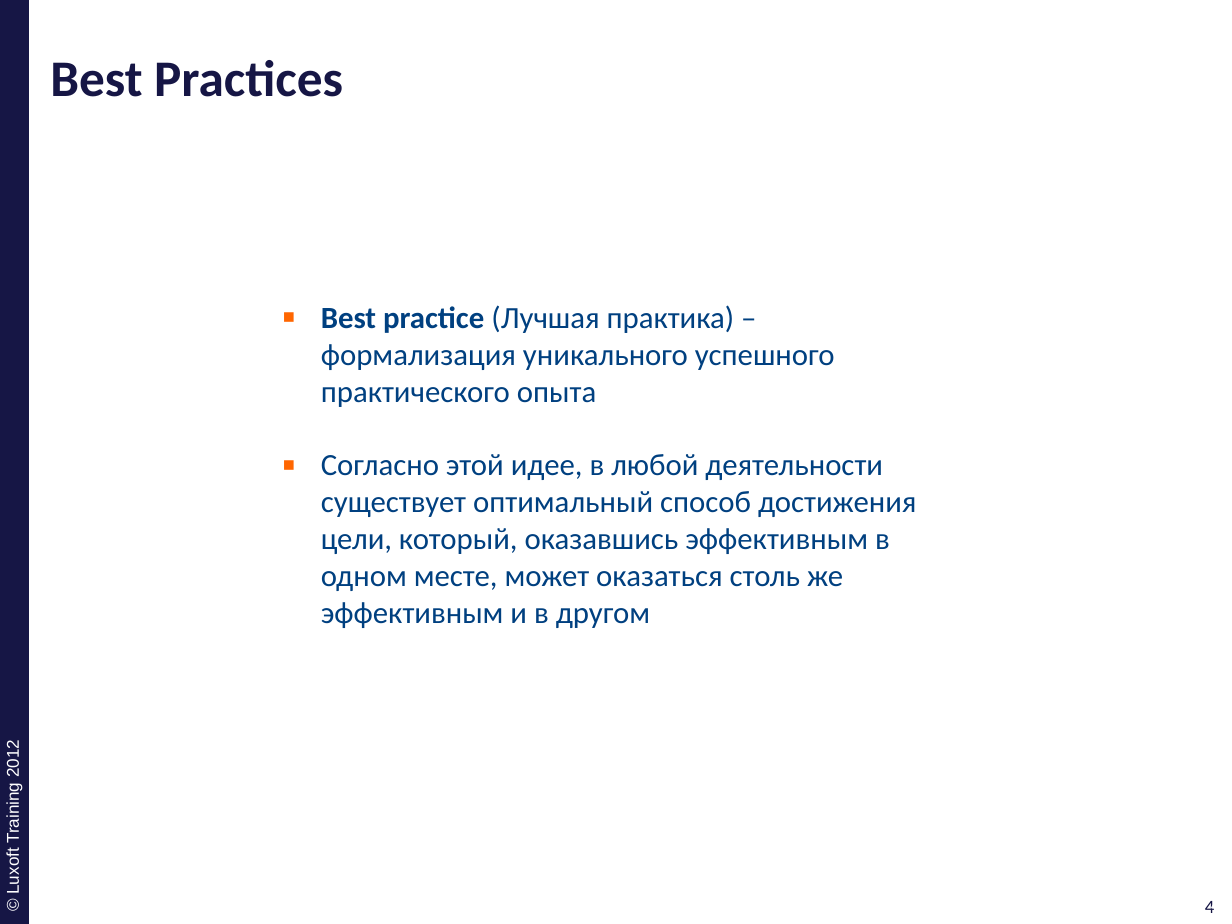
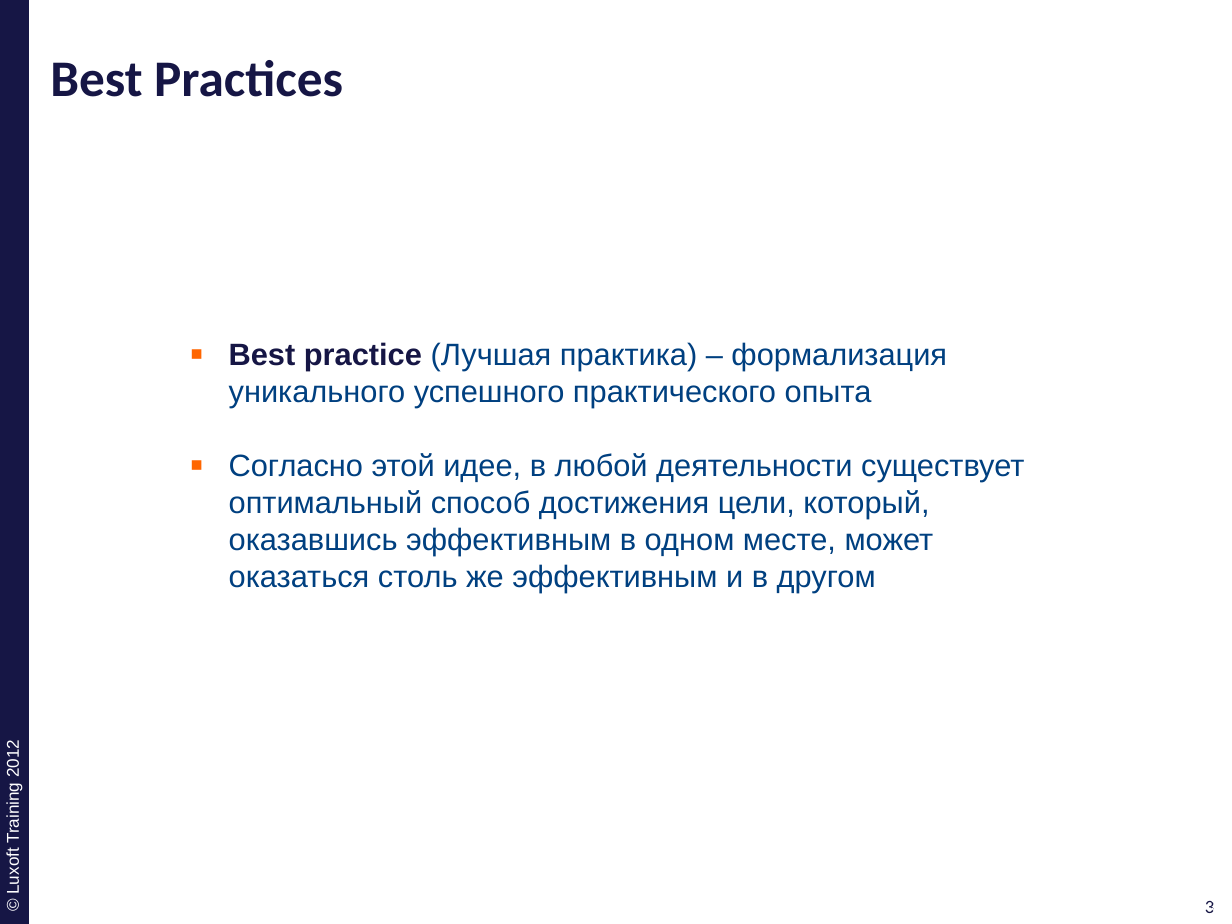
Before and after one commit to ivan-dyachenko/Trainings, a slide deck: slide 3 of Test Driven Development/materials/pptx/11. TDD-Best-Practice.pptx (slide 4 before the commit). Drawn at 1232x924 pixels with LibreOffice and Linux fonts; fonts in the diff are those of the drawing; background and template pictures are left out. Boxes give left, top, right and bottom in pixels: in the first picture for what was removed or moved away, otherwise in the second. Text is boxed around its words. In the diff, an @@ line names an element or a change of style, - is before the commit and + after.

Commit message:
complete BestPractice presentaion and code exapmles

```diff
--- a/Test Driven Development/materials/pptx/11. TDD-Best-Practice.pptx
+++ b/Test Driven Development/materials/pptx/11. TDD-Best-Practice.pptx
@@ text "Best practice (Лучшая практика) – ...": place and size @@
-text "Best practice (Лучшая практика) – ..." at [321,305,917,628]
+text "Best practice (Лучшая практика) – ..." at [229,342,1024,592]
@@ text "Best practice (Лучшая практика) – ..." at [229,342,1024,592]: font Calibri to Arial; text colour #004080 to #161645 in "Best practice" @@
@@ page number at [1205,901,1215,913]: text changed @@
-4
+3
@@ page number at [1211,901,1221,913]: text changed @@
-4
+3
```
Also in this commit, not shown: 15 other slides changed, 1 slide removed.
